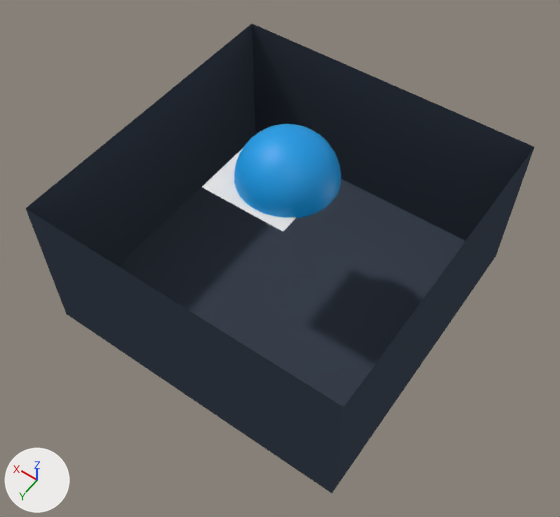
The Blender file shipplayer.blend: old version first, new version second.
Rendered twice from a 50 mm camera at (-921.0, 1333.0, 1675.0) aimed at (-49.0, 113.0, -242.0). The axes (+X, +Y, +Z) are drawn at lower left. The lights are the same throughout.

Before the edit, the objects in view are built like this:
```python
me_plane_006 = bpy.data.meshes.new('Plane.006')
me_plane_006.from_pydata([(1.0, 1.0, 0.0), (1.0, -1.0, 0.0), (-1.0, -1.0, 0.0), (-1.0, 1.0, 0.0)], [], [(0, 3, 2, 1)])
me_plane_006.materials.append(mat_water_001)  # white #e7e7e7
me_plane_010 = bpy.data.meshes.new('Plane.010')
me_plane_010.from_pydata([(1.0, 1.0, 0.0), (1.0, -1.0, 0.0), (-1.0, -1.0, 0.0), (-1.0, 1.0, 0.0)], [], [(0, 3, 2, 1)])
me_plane_010.materials.append(mat_water_001)  # white #e7e7e7
me_sphere_019 = bpy.data.meshes.new('Sphere.019')
me_sphere_019.from_pydata(...)  # 257 vertices, 256 faces; spans x -1.0..1.0, y -1.0..1.0, z -0.03..0.97
me_sphere_019.polygons.foreach_set('use_smooth', [True] * 256)
me_sphere_019.materials.append(mat_sky)  # blue #009ce7
ob_plane_004 = bpy.data.objects.new('Plane.004', me_plane_006)
ob_plane_004.location = (-61.0, -61.0, 0.0)
ob_plane_004.scale = (49.2, 49.2, 49.2)
ob_plane_008 = bpy.data.objects.new('Plane.008', me_plane_010)
ob_plane_008.location = (135.0, 135.0, 0.0)
ob_plane_008.scale = (49.2, 49.2, 49.2)
ob_sky = bpy.data.objects.new('sky', me_sphere_019)
ob_sky.location = (1.0, 4.0, 0.0)
ob_sky.rotation_euler = (0.0, 0.0, 1.351)  # degrees (0, 0, 77)
ob_sky.scale = (160.0, 160.0, 160.0)
# also in view: 'Cube.002' at (0.0, 0.0, -272.0)
```
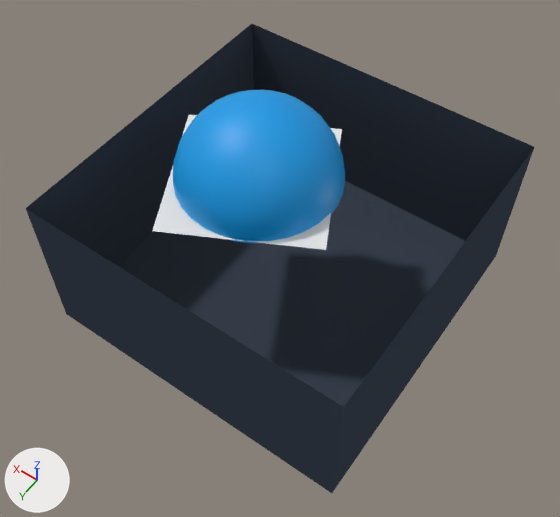
Edits to the scene script, one JSON object a line:
```json
{"op": "set", "path": "ob_plane_004.location", "old": "(-61.0, -61.0, 0.0)", "new": "(3.0, -199.0, 0.0)"}
{"op": "set", "path": "ob_sky.location", "old": "(1.0, 4.0, 0.0)", "new": "(75.0, 47.0, 0.0)"}
{"op": "set", "path": "ob_sky.scale", "old": "(160.0, 160.0, 160.0)", "new": "(257.0, 257.0, 257.0)"}
{"op": "add", "block": "ob_plane_012", "code": ["ob_plane_012 = bpy.data.objects.new('Plane.012', me_plane_006.copy())  # the mesh of ob_plane_004", "ob_plane_012.location = (-134.0, 61.0, 0.0)", "ob_plane_012.rotation_euler = (0.0, 0.0, 0.481)  # degrees (0, 0, 28)", "ob_plane_012.scale = (49.2, 49.2, 49.2)"]}
{"op": "add", "block": "ob_plane_018", "code": ["ob_plane_018 = bpy.data.objects.new('Plane.018', me_plane_006.copy())  # the mesh of ob_plane_004", "ob_plane_018.location = (351.0, -17.0, 0.0)", "ob_plane_018.rotation_euler = (0.0, 0.0, 0.481)  # degrees (0, 0, 28)", "ob_plane_018.scale = (49.2, 49.2, 49.2)"]}
{"op": "add", "block": "ob_plane_020", "code": ["ob_plane_020 = bpy.data.objects.new('Plane.020', me_plane_006.copy())  # the mesh of ob_plane_004", "ob_plane_020.location = (260.0, 156.0, 0.0)", "ob_plane_020.rotation_euler = (0.0, 0.0, 0.481)  # degrees (0, 0, 28)", "ob_plane_020.scale = (49.2, 49.2, 49.2)"]}
{"op": "add", "block": "ob_plane_021", "code": ["ob_plane_021 = bpy.data.objects.new('Plane.021', me_plane_006.copy())  # the mesh of ob_plane_004", "ob_plane_021.location = (214.0, 243.0, 0.0)", "ob_plane_021.rotation_euler = (0.0, 0.0, 0.481)  # degrees (0, 0, 28)", "ob_plane_021.scale = (49.2, 49.2, 49.2)"]}
{"op": "add", "block": "ob_plane_022", "code": ["ob_plane_022 = bpy.data.objects.new('Plane.022', me_plane_006.copy())  # the mesh of ob_plane_004", "ob_plane_022.location = (169.0, 330.0, 0.0)", "ob_plane_022.rotation_euler = (0.0, 0.0, 0.481)  # degrees (0, 0, 28)", "ob_plane_022.scale = (49.2, 49.2, 49.2)"]}
{"op": "add", "block": "ob_plane_023", "code": ["ob_plane_023 = bpy.data.objects.new('Plane.023', me_plane_006.copy())  # the mesh of ob_plane_004", "ob_plane_023.location = (82.0, 285.0, 0.0)", "ob_plane_023.rotation_euler = (0.0, 0.0, 0.481)  # degrees (0, 0, 28)", "ob_plane_023.scale = (49.2, 49.2, 49.2)"]}
{"op": "add", "block": "ob_plane_024", "code": ["ob_plane_024 = bpy.data.objects.new('Plane.024', me_plane_006.copy())  # the mesh of ob_plane_004", "ob_plane_024.location = (-5.0, 239.0, 0.0)", "ob_plane_024.rotation_euler = (0.0, 0.0, 0.481)  # degrees (0, 0, 28)", "ob_plane_024.scale = (49.2, 49.2, 49.2)"]}
{"op": "add", "block": "ob_plane_025", "code": ["ob_plane_025 = bpy.data.objects.new('Plane.025', me_plane_006.copy())  # the mesh of ob_plane_004", "ob_plane_025.location = (-179.0, 148.0, 0.0)", "ob_plane_025.rotation_euler = (0.0, 0.0, 0.481)  # degrees (0, 0, 28)", "ob_plane_025.scale = (49.2, 49.2, 49.2)"]}
{"op": "add", "block": "ob_plane_026", "code": ["ob_plane_026 = bpy.data.objects.new('Plane.026', me_plane_006.copy())  # the mesh of ob_plane_004", "ob_plane_026.location = (-92.0, 194.0, 0.0)", "ob_plane_026.rotation_euler = (0.0, 0.0, 0.481)  # degrees (0, 0, 28)", "ob_plane_026.scale = (49.2, 49.2, 49.2)"]}
```

What differs and where, as boxes (x1, y1, x2, y2) in the pictures (560 x 517 px):
```json
{"object": "sky", "change": "moved, rescaled", "before": [234, 124, 341, 218], "after": [173, 90, 345, 244], "on screen": "60% wider, 63% taller"}
{"object": "Plane.022", "change": "added", "after": [152, 205, 191, 235]}
{"object": "Plane.025", "change": "added", "after": [291, 222, 330, 250]}
{"object": "Plane.023", "change": "added", "after": [186, 219, 221, 239]}
{"object": "Plane.021", "change": "added", "after": [161, 181, 181, 207]}
{"object": "Plane.026", "change": "added", "after": [256, 236, 292, 246]}
{"object": "Plane.004", "change": "moved", "after": [330, 128, 342, 146], "on screen": "not visible before"}
{"object": "Plane.018", "change": "added", "after": [182, 115, 197, 136]}
{"object": "Plane.012", "change": "added", "after": [321, 213, 331, 223]}
{"object": "Plane.020", "change": "added", "after": [168, 167, 173, 181]}
{"object": "Plane.024", "change": "added", "after": [221, 236, 256, 242]}
```
